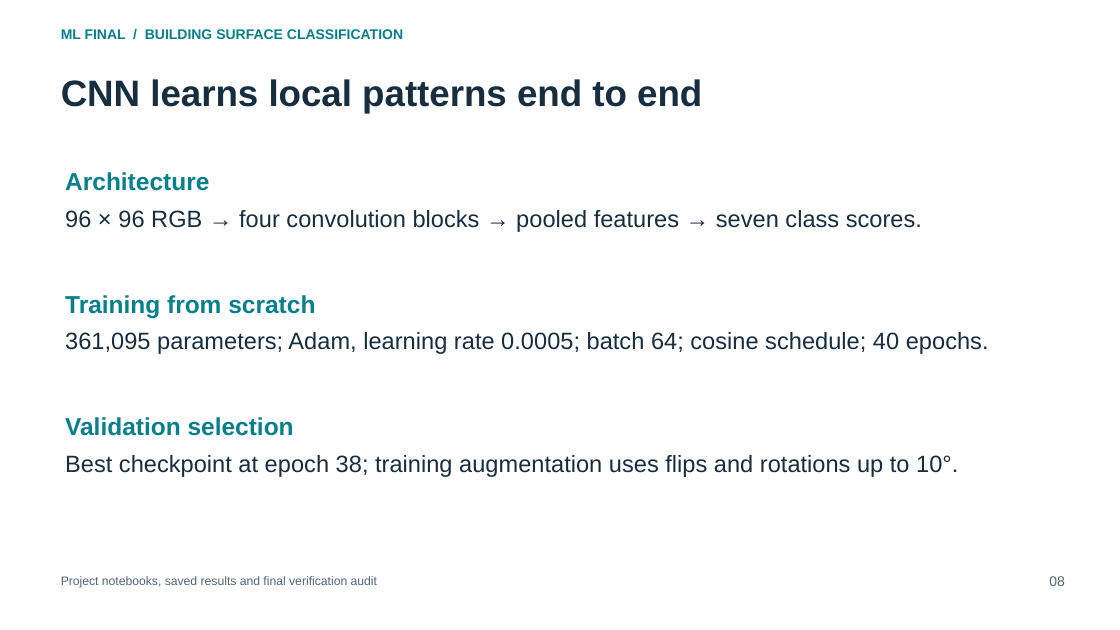
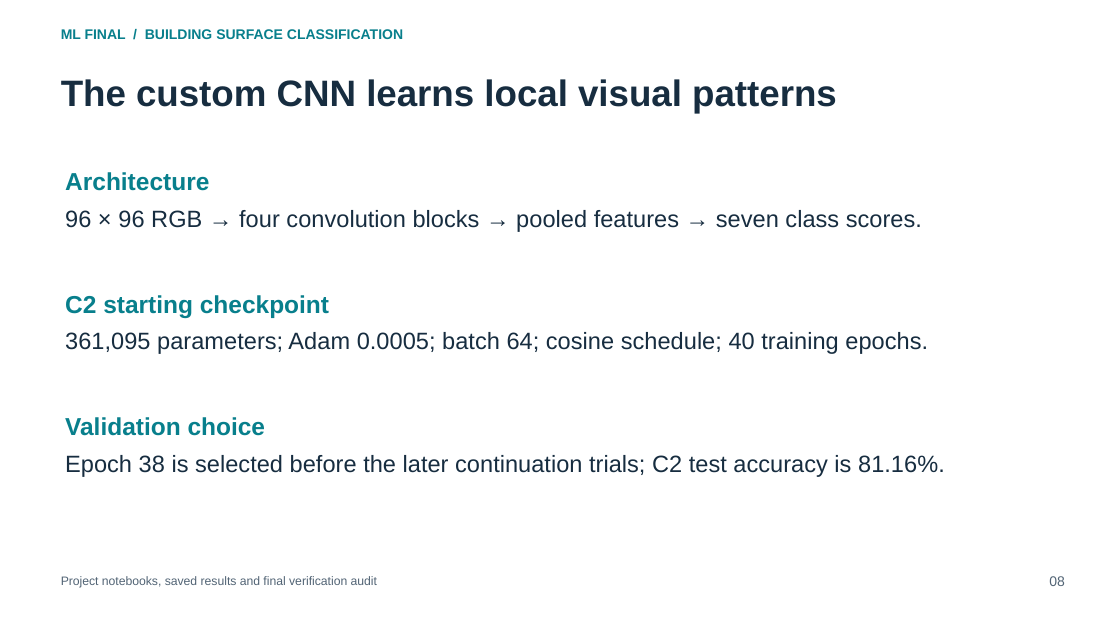
Before and after one commit to darau77/Finalski, a slide deck: slide 8 of docs/Final_Presentation.pptx. Drawn at 1120x630 pixels with LibreOffice and Linux fonts; fonts in the diff are those of the drawing. Boxes give left, top, right and bottom in pixels: in the first picture for what was removed or moved away, otherwise in the second. Text is boxed around its words. In the diff, an @@ line names an element or a change of style, - is before the commit and + after.

```diff
--- a/docs/Final_Presentation.pptx
+++ b/docs/Final_Presentation.pptx
@@ text at (x1=61, y1=79, x2=837, y2=113): text changed @@
-CNN learns local patterns end to end
+The custom CNN learns local visual patterns
@@ text at (x1=65, y1=295, x2=329, y2=318): text changed @@
-Training from scratch
+C2 starting checkpoint
@@ text at (x1=65, y1=332, x2=928, y2=354): text changed @@
-361,095 parameters; Adam, learning rate 0.0005; batch 64; cosine schedule; 40 epochs.
+361,095 parameters; Adam 0.0005; batch 64; cosine schedule; 40 training epochs.
@@ text at (x1=65, y1=417, x2=266, y2=436): text changed @@
-Validation selection
+Validation choice
@@ text at (x1=65, y1=455, x2=945, y2=477): text changed @@
-Best checkpoint at epoch 38; training augmentation uses flips and rotations up to 10°.
+Epoch 38 is selected before the later continuation trials; C2 test accuracy is 81.16%.
```
Also in this commit, not shown: 18 other slides changed, 4 slides added, 1 slide removed, 25 other files.
